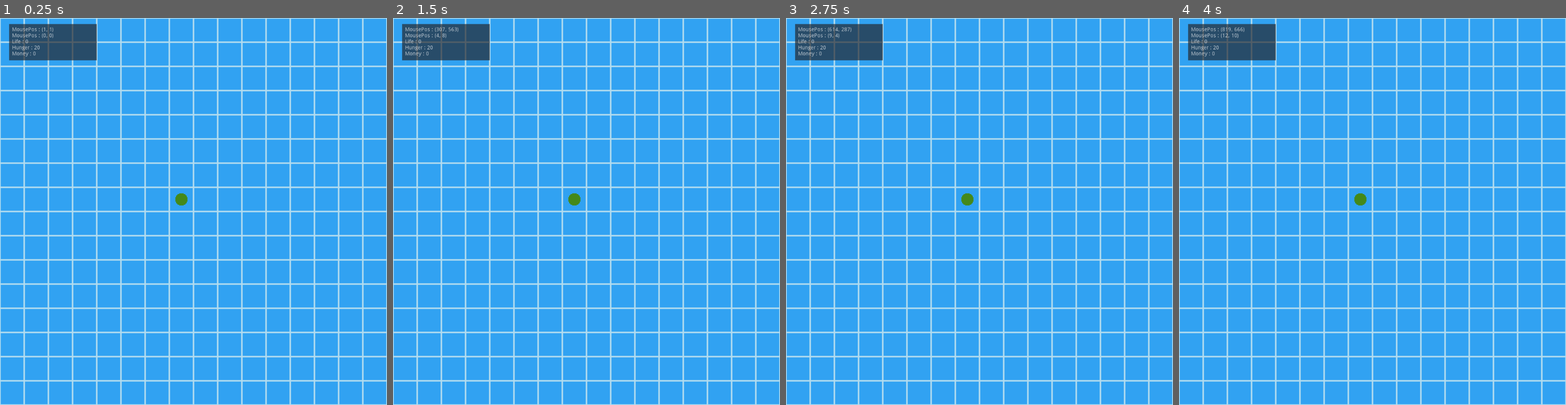
Above: before the commit, frames 1-4 (left to right).
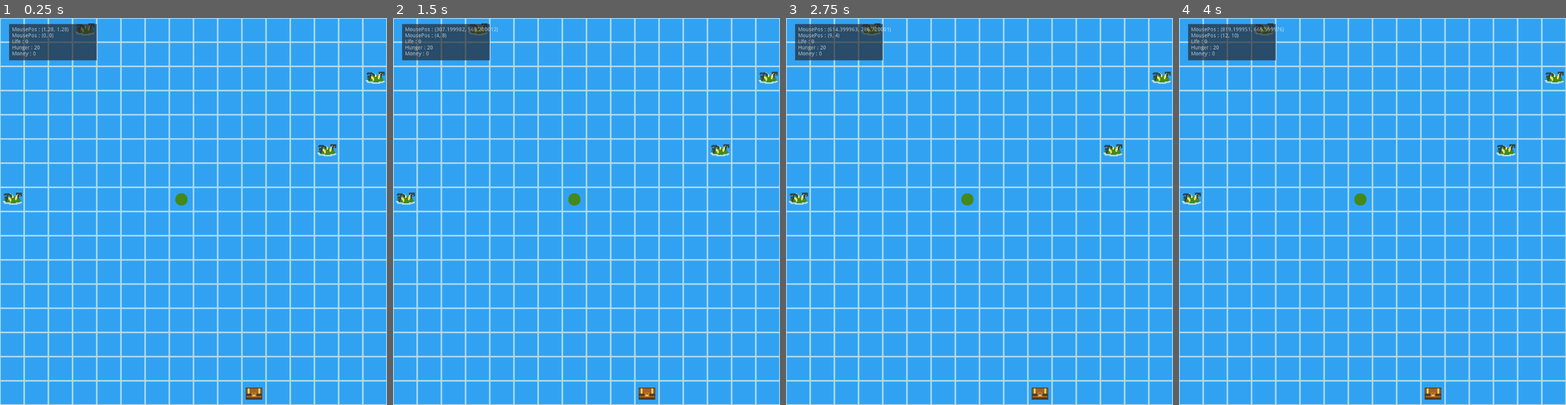
Above: after the commit, the same moments.

Repository: MrSheeplip/JamEstLa_Pirate
Game: Godot game, scene res://Pirate/scn/PrincipalScene.tscn
The game is run twice, just before and just after one commit, with the same random seed, the same clock (stepped at 60 frames per second) and the same inputs.
Inputs (mouse positions are in pixels of both pictures, inside the frame that each line leads up to):
- Up to frame 1 (0.25 s): no input
- Up to frame 2 (1.5 s): tap Enter at 0.5 s; move the mouse to (671, 192) at 0.52 s; tap Space at 1.25 s; move the mouse to (509, 230) at 1.27 s
- Up to frame 3 (2.75 s): tap Enter at 2 s; move the mouse to (1018, 126) at 2.02 s
- Up to frame 4 (4 s): tap Space at 2.75 s; move the mouse to (1353, 288) at 2.77 s; tap Enter at 3.5 s; move the mouse to (1488, 269) at 3.52 s

The runs differ from the first frame. In frame 1, 0.6% of the frame differs, in the area x 0-100%, y 1-99%; in frame 2, 0.7%; in frame 3, 0.7%; in frame 4, 0.7%.

Commit message:
add function RandPos Islands Chests

Diff:
--- a/Pirate/scn/PrincipalScene.tscn
+++ b/Pirate/scn/PrincipalScene.tscn
@@ -7,26 +7,28 @@
 [sub_resource type="GDScript" id=1]
 script/source = "extends Node2D
 
-export var LifePlayer : int
-export var HungerPlayer : int
-export var MoneyPlayer : int
-export var bulletPlayer : int
-
 onready var Map : TileMap = $Map
-onready var Interaction : TileMap = $Interaction
 onready var CameraWorld : Viewport = $Viewport
 onready var Selector : Sprite = $Selector
 onready var DebugMode : Panel = $Debug
-onready var PreHungerLabel = $Selector/PreHungerLabel
+onready var SelectorLabel = $Selector/SelectorLabel
 
 var PlayerTiles
 var PlayerPosTile
 var PlayerPosReal
 
+var MapSize : Array
+var ChestPos
+var IslandTiles : Array
+
 var MousePosReal
 var MousePosTile
 
 var SelectorIsActived : bool
+var SelectorOnPlayer : bool
+var SelectorOnChest : bool
+var SelectorOnIsland : bool
+
 var DistanceMax : int
 
 func _ready():
@@ -35,36 +37,71 @@
 	SelectorIsActived = false
 	Selector.visible = false
 
+	MapSize = Map.get_used_cells()
+	RandiTiles()
 
 func _process(delta):
 	var DebugMousePos
+	var IslandCellPos
 
 	Debug()
 	SelectorMovement()
 
-	if SelectorIsActived:
-		Player.Hunger(PlayerPosTile,MousePosTile,DistanceMax,PreHungerLabel,HungerPlayer)
-	else:
+	if SelectorIsActived: #si le curseur est apparu sur l'écran
+		if SelectorOnPlayer:
+			Player.movement(PlayerPosTile,MousePosTile,DistanceMax,SelectorLabel)
+		if SelectorOnChest:
+			if MousePosTile != ChestPos:
+				SelectorIsActived = false
+				Selector.visible = false
+				SelectorOnChest = false
+		if SelectorOnIsland:
+			if MousePosTile != IslandCellPos:
+				SelectorOnIsland = false
+				SelectorIsActived = false
+				Selector.visible = false
+	else: #si le curseur n'est pas sur l'écran
 		Selector.visible = false
-		if Input.is_action_just_pressed(\"MouseLeft\") and MousePosTile == PlayerPosTile:
+		if Input.is_action_just_pressed(\"MouseLeft\") and MousePosTile == PlayerPosTile: #si souris sur Navire
+			SelectorOnPlayer = true
 			SelectorIsActived = true
 			Selector.visible = true
-
-func SelectorMovement():
+		elif MousePosTile == ChestPos: #si souris sur Coffre
+			SelectorIsActived = true
+			Selector.visible = true
+			SelectorOnChest = true
+		if IslandCellPos == null:
+			for islandCell in IslandTiles:
+				if MousePosTile == islandCell:
+					SelectorOnIsland = true
+					SelectorIsActived = true
+					Selector.visible = true
+					IslandCellPos = islandCell
+
+func SelectorMovement(): #gère tout ce qui concerne le curseur
 	var Offset = Vector2(32,32)
 	var PreHunger : int
 
-	MousePosReal = CameraWorld.get_mouse_position()
+	MousePosReal = get_global_mouse_position()
 	MousePosTile = Map.world_to_map(MousePosReal)
 
-	Selector.position = Map.map_to_world(MousePosTile) + Offset
-	PreHunger = Player.Hunger(PlayerPosTile,MousePosTile,DistanceMax,PreHungerLabel,HungerPlayer)
-
-	if Input.is_action_just_pressed(\"MouseRight\") and SelectorIsActived:
+	Selector.position = lerp(Selector.position,Map.map_to_world(MousePosTile) + Offset, 0.2)
+
+	#Change le texte du label
+	if SelectorIsActived and SelectorOnPlayer: #si Navire
+		PreHunger = Player.movement(PlayerPosTile,MousePosTile,DistanceMax,SelectorLabel)
+	if SelectorIsActived and SelectorOnChest: #si Coffre
+		SelectorLabel.text = \"Chest\"
+	if SelectorIsActived and SelectorOnIsland:
+		SelectorLabel.text = \"Island\"
+
+
+	# Si le joueur appuye sur le navire
+	if Input.is_action_just_pressed(\"MouseRight\") and SelectorIsActived and SelectorOnPlayer:
 		SelectorIsActived = false
 		yield(get_tree().create_timer(0,1),\"timeout\")
-	if Input.is_action_just_pressed(\"MouseLeft\") and SelectorIsActived:
-		if HungerPlayer > PreHunger or HungerPlayer == PreHunger:
+	if Input.is_action_just_pressed(\"MouseLeft\") and SelectorIsActived and SelectorOnPlayer:
+		if Player.Hunger > PreHunger or Player.Hunger == PreHunger:
 			if PlayerPosTile != MousePosTile:
 				MovePlayer(PreHunger)
 
@@ -75,12 +112,40 @@
 
 func MovePlayer(preHunger):
 	if SelectorIsActived:
-		HungerPlayer -= preHunger
+		Player.Hunger -= preHunger
 		Map.set_cellv(MousePosTile,1)
 		SelectorIsActived = false
 		yield(get_tree().create_timer(0,1),\"timeout\")
 		Map.set_cellv(PlayerPosTile,0)
 		PlayerTiles()
+
+func RandiTiles():
+	var CellsRandi : Array
+
+	for cell in MapSize:
+		var DistanceToPlayer
+		DistanceToPlayer = cell.distance_to(PlayerPosTile) as int
+		if DistanceToPlayer > 5 :
+			CellsRandi.append(cell)
+
+	while  ChestPos == null:
+		var randiArray
+		var randiPos =  CellsRandi.size()
+		randiArray = randi() % randiPos
+		ChestPos = CellsRandi[randiArray]
+		Map.set_cellv(ChestPos,3)
+
+	print (ChestPos)
+
+	while  IslandTiles.size() < 4:
+			var SetCellPos
+			var randiArray
+			var randiPos =  CellsRandi.size()
+			randiArray = randi() % randiPos + 1
+			SetCellPos = CellsRandi[randiArray]
+			if !SetCellPos == ChestPos:
+				Map.set_cellv(SetCellPos,4)
+				IslandTiles.append(SetCellPos)
 
 func Debug():
 	var MousePosRealDebug := $Debug/MousePosReal
@@ -91,9 +156,9 @@
 
 	MousePosRealDebug.text = \"MousePos : \" + str(MousePosReal)
 	MousePosTileDebug.text = \"MousePos : \" + str(MousePosTile)
-	LifeDebug.text = \"Life : \" + str(LifePlayer)
-	HungerDebug.text = \"Hunger : \" + str(HungerPlayer)
-	MoneyDebug.text = \"Money : \" + str(MoneyPlayer)
+	LifeDebug.text = \"Life : \" + str(Player.Life)
+	HungerDebug.text = \"Hunger : \" + str(Player.Hunger)
+	MoneyDebug.text = \"Money : \" + str(Player.Money)
 
 "
 
@@ -176,7 +241,6 @@
 
 [node name="PrincipalScene" type="Node2D"]
 script = SubResource( 1 )
-HungerPlayer = 20
 
 [node name="Map" type="TileMap" parent="."]
 tile_set = SubResource( 2 )
@@ -186,7 +250,7 @@
 [node name="Selector" type="Sprite" parent="."]
 texture = ExtResource( 2 )
 
-[node name="PreHungerLabel" type="Label" parent="Selector"]
+[node name="SelectorLabel" type="Label" parent="Selector"]
 margin_left = 40.0
 margin_top = -32.0
 margin_right = 184.0
@@ -199,8 +263,6 @@
 "_edit_use_anchors_": false
 }
 
-[node name="Viewport" type="Viewport" parent="."]
-
 [node name="Debug" type="Panel" parent="."]
 modulate = Color( 1, 1, 1, 0.686275 )
 margin_left = 24.0
--- a/Pirate/scn/Script/Player.gd
+++ b/Pirate/scn/Script/Player.gd
@@ -1,6 +1,11 @@
 extends Node2D
 
-func Hunger(playerPosTile, mousePosTile, distanceMax, preHungerLabel : Label, hunger):
+var Life : int
+var Hunger : int = 20
+var Money : int
+var bullet : int
+
+func movement(playerPosTile, mousePosTile, distanceMax, preHungerLabel : Label):
 	var DistancePlayerToMouse = playerPosTile.distance_to(mousePosTile) as int
 	var PreHunger : int
 	var RedFont = Color(1, 0, 0, 1)
@@ -11,7 +16,7 @@
 	elif DistancePlayerToMouse < distanceMax:
 		distanceMax = DistancePlayerToMouse - 1
 
-	if hunger < PreHunger:
+	if Hunger < PreHunger:
 		preHungerLabel.self_modulate = "e12222"
 	else:
 		preHungerLabel.self_modulate = "ffffff"
--- a/project.godot
+++ b/project.godot
@@ -26,6 +26,11 @@
 [display]
 
 window/size/height=1024
+window/size/always_on_top=true
+window/size/test_width=512
+window/size/test_height=512
+window/stretch/mode="viewport"
+window/stretch/aspect="keep"
 
 [input]
 
